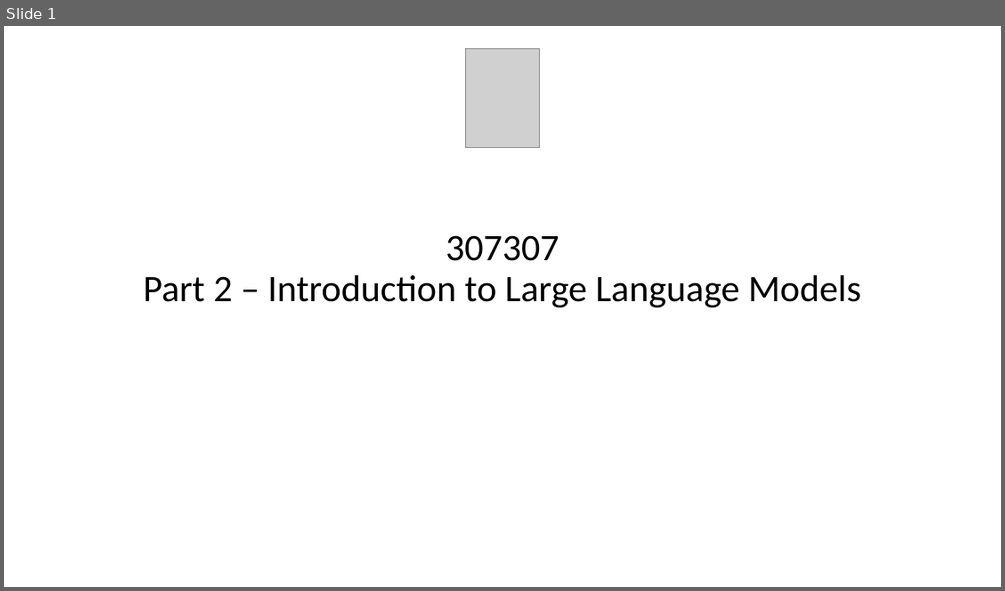
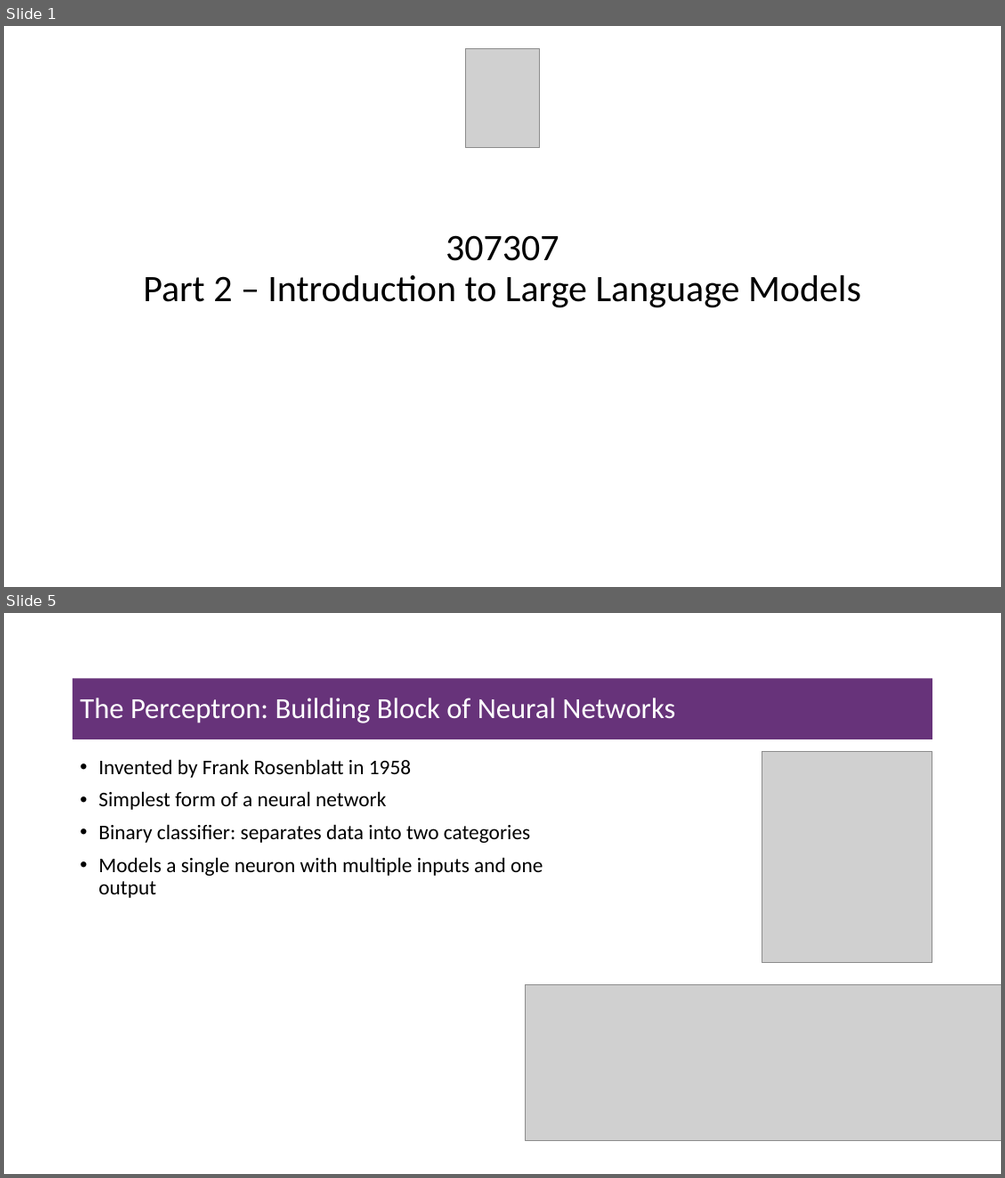
Before and after one commit to msfasha/307307-BI-Methods, a slide deck: 20242-NLP-LLM/lecture notes/Part 2 - Introduction to Large Language Models/Part 2 - Introduction to Large Language Models.pptx. Shown one above the other, each under a label of ours: slide 1 before the commit, slides 1 and 5 after it; the slides between them are not shown. The pictures are 1005x591 and 1005x1178 pixels, drawn with LibreOffice and Linux fonts; fonts in the diff are those of the drawing; grey boxes stand for pictures; background and template pictures are left out. Boxes give left, top, right and bottom in pixels: in the first picture for what was removed or moved away, otherwise in the second. Text is boxed around its words. In the diff, an @@ line names an element or a change of style, - is before the commit and + after.

Commit message:
modified the perceptron part

```diff
--- a/20242-NLP-LLM/lecture notes/Part 2 - Introduction to Large Language Models/Part 2 - Introduction to Large Language Models.pptx
+++ b/20242-NLP-LLM/lecture notes/Part 2 - Introduction to Large Language Models/Part 2 - Introduction to Large Language Models.pptx
@@ slide 5 added at (4,613,1001,1174), background #FFFFFF @@
@@ title added at (73,678,933,739), fill #67337A, 28 pt, text #FFFFFF @@
+The Perceptron: Building Block of Neural Networks
@@ text added at (98,759,542,898), 20 pt, text #000000 @@
+• Invented by Frank Rosenblatt in 1958
+• Simplest form of a neural network
+• Binary classifier: separates data into two categories
+• Models a single neuron with multiple inputs and one output
@@ picture added at (762,751,932,962) @@
@@ picture added at (526,985,1001,1140) @@
```
Also in this commit, not shown: 43 slides changed, 15 other slides added, 45 slides removed, 1 other file.
